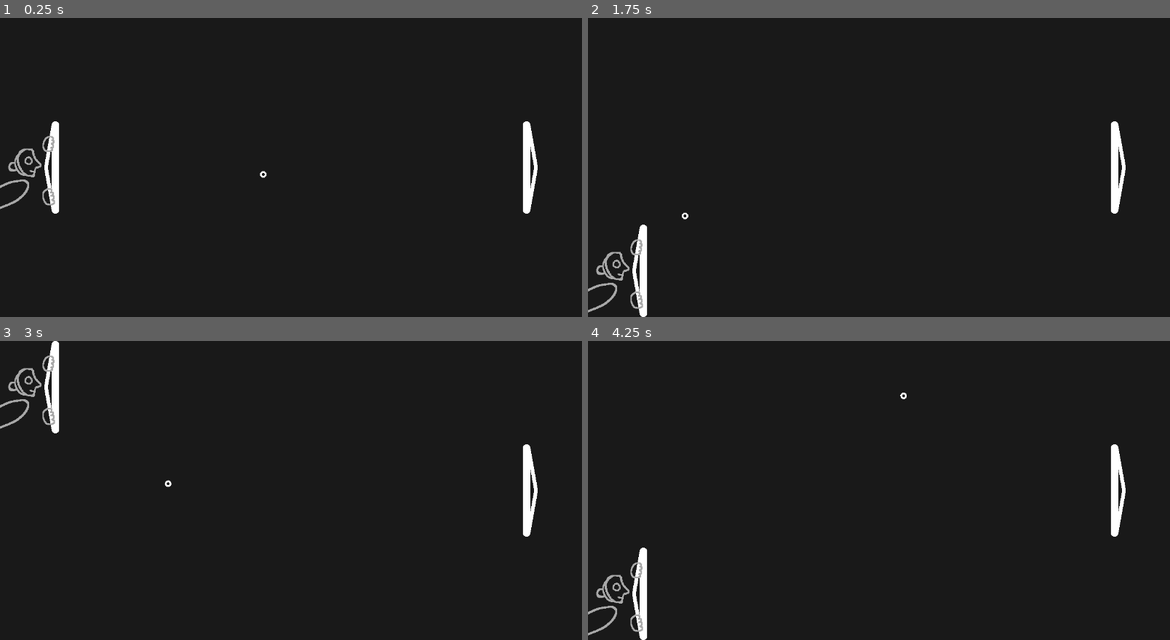
Above: before the commit, frames 1-4 (two rows, left to right).
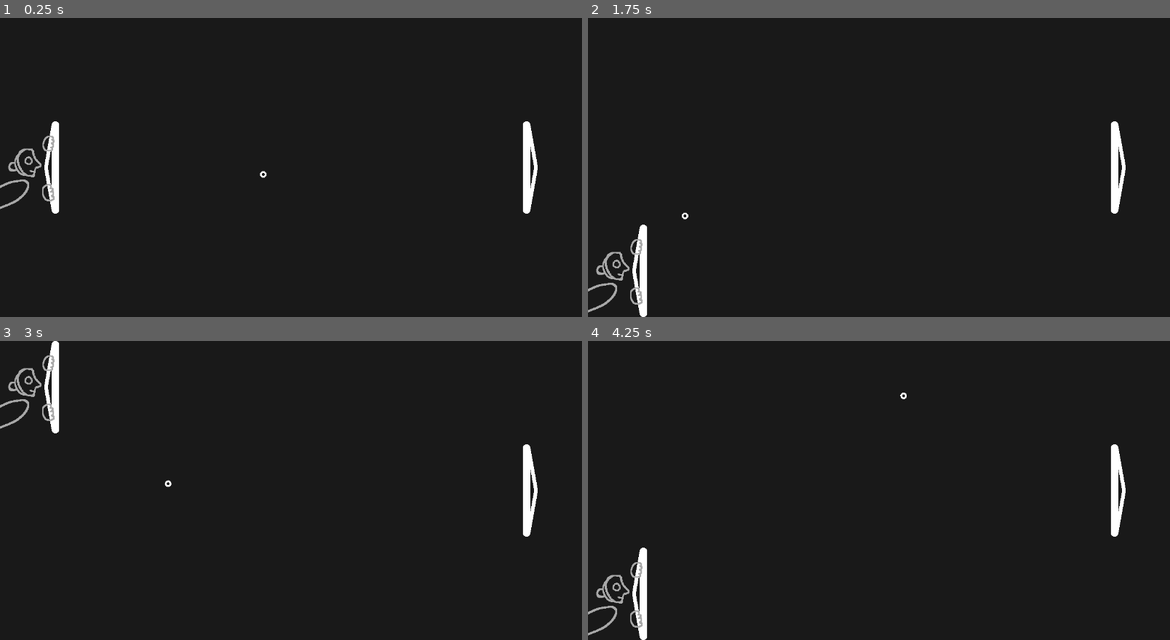
Above: after the commit, the same moments.

Repository: pixerhp/Pixers-Pong
Game: Godot game, scene res://scenes/topscenes/gameplay_topscene.tscn
The game is run twice, just before and just after one commit, with the same random seed, the same clock (stepped at 60 frames per second) and the same inputs.
Inputs:
- Up to frame 1 (0.25 s): no input
- Up to frame 2 (1.75 s): hold W (plr1_up) 0.53-1.28 s; hold S (plr1_down) from 1.28 s (still down)
- Up to frame 3 (3 s): release S (plr1_down) at 2.03 s; hold W (plr1_up) from 2.03 s (still down)
- Up to frame 4 (4.25 s): release W (plr1_up) at 3.53 s; hold S (plr1_down) from 3.53 s (still down)

The runs differ from the first frame. In frame 1, less than 0.1% of the frame differs, in the area x 7-10%, y 39-63%; in frame 2, less than 0.1%, in the area x 7-10%, y 73-98%; in frame 3, less than 0.1%; in frame 4, less than 0.1%.

Commit message:
Update test paddle character sprite

Diff:
--- a/scenes/topscenes/gameplay_topscene.tscn
+++ b/scenes/topscenes/gameplay_topscene.tscn
@@ -69,7 +69,7 @@
 scale = Vector2(0.9999996, 0.9999996)
 shape = SubResource("RectangleShape2D_n6iga")
 
-[node name="TestSize" type="Sprite2D" parent="LeftPaddle" unique_id=2028482819]
+[node name="LeftPaddleChar" type="Sprite2D" parent="LeftPaddle" unique_id=2028482819]
 position = Vector2(-60, 0)
 texture = ExtResource("2_u55sw")
 
Binary file changed: assets/art/paddle_player_test.png
